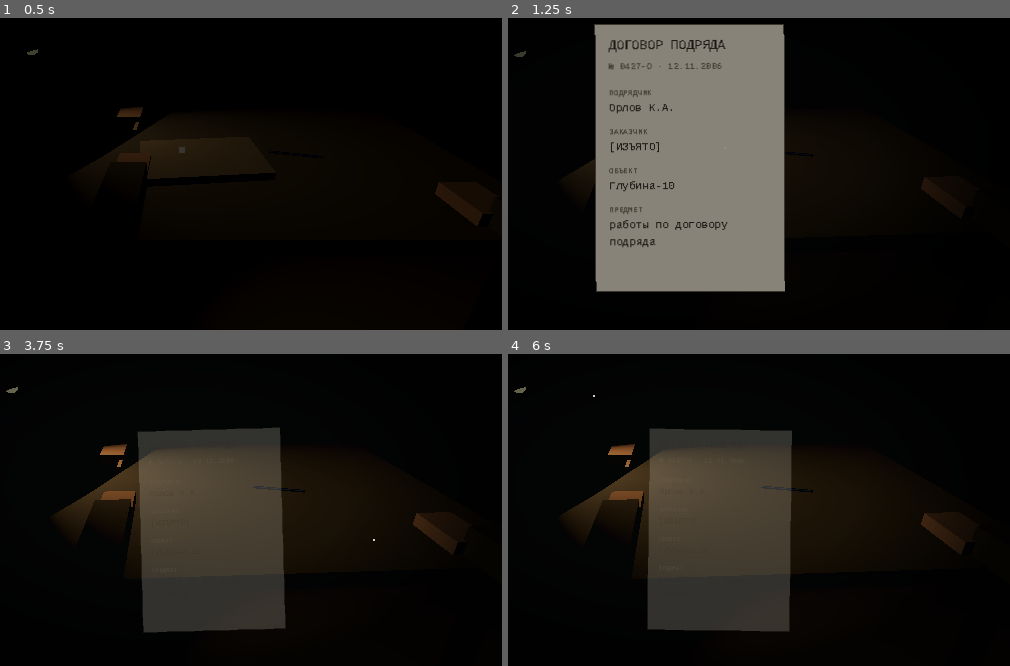
Above: before the commit, frames 1-4 (two rows, left to right).
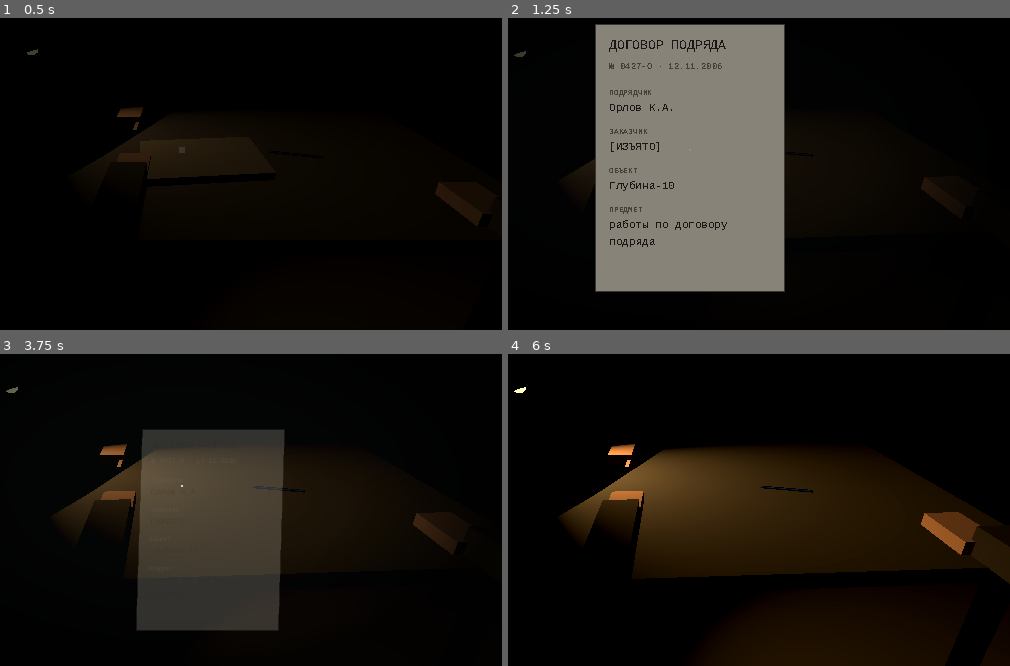
Above: after the commit, the same moments.

Repository: phian404/Depth-10
Game: Godot game, scene res://scenes/SC001_Blockout.tscn
Two runs of this game, one before a commit and one after it. Both use one fixed random seed, a clock stepped at 60 frames per second and the inputs below.
Inputs (mouse positions are in pixels of both pictures, inside the frame that each line leads up to):
- Up to frame 1 (0.5 s): no input
- Up to frame 2 (1.25 s): move the mouse to (723, 149) at 0.52 s; click (723, 149) at 0.67 s
- Up to frame 3 (3.75 s): move the mouse to (55, 503) at 1.27 s; click (55, 503) at 1.42 s; move the mouse to (245, 407) at 2.02 s; click (245, 407) at 2.17 s; tap Enter at 2.75 s; move the mouse to (150, 556) at 2.77 s; click (150, 556) at 2.92 s; tap Space at 3.5 s; move the mouse to (376, 541) at 3.52 s; click (376, 541) at 3.67 s
- Up to frame 4 (6 s): tap Escape (ui_cancel) at 4.15 s; move the mouse to (outside the picture) at 4.27 s; click (outside the picture) at 4.42 s; tap Enter at 5 s; move the mouse to (723, 485) at 5.02 s; click (723, 485) at 5.17 s; tap Space at 5.75 s; move the mouse to (593, 394) at 5.77 s; click (593, 394) at 5.92 s

Frame 1 is identical in both runs. In frame 2, 1.0% of the frame differs, in the area x 17-56%, y 1-88%; in frame 3, 0.9%; in frame 4, 23%, in the area x 1-100%, y 10-100%.

Commit message:
sc001: tilt document sides with Y shear around paper center

Diff:
--- a/scenes/SC001_Document.tscn
+++ b/scenes/SC001_Document.tscn
@@ -66,29 +66,28 @@
 texture = SubResource("GradientTexture2D_e2lou")
 expand_mode = 1
 
-[node name="Paper" type="Panel" parent="."]
+[node name="PaperPivot" type="Node2D" parent="."]
+unique_name_in_owner = true
+position = Vector2(320, 188)
+
+[node name="Paper" type="Panel" parent="PaperPivot"]
 unique_name_in_owner = true
 clip_contents = true
-layout_mode = 0
-anchor_left = 0.5
-anchor_top = 0.5
-anchor_right = 0.5
-anchor_bottom = 0.5
 offset_left = -95.0
-offset_top = -126.0
+offset_top = -134.0
 offset_right = 95.0
-offset_bottom = 142.0
+offset_bottom = 134.0
 mouse_filter = 2
 theme_override_styles/panel = SubResource("StyleBoxFlat_foq0n")
 
-[node name="Page1" type="Control" parent="Paper"]
+[node name="Page1" type="Control" parent="PaperPivot/Paper"]
 unique_name_in_owner = true
 anchors_preset = 0
 anchor_right = 1.0
 anchor_bottom = 1.0
 mouse_filter = 2
 
-[node name="Box" type="VBoxContainer" parent="Paper/Page1"]
+[node name="Box" type="VBoxContainer" parent="PaperPivot/Paper/Page1"]
 layout_mode = 0
 anchor_right = 1.0
 anchor_bottom = 1.0
@@ -99,7 +98,7 @@
 mouse_filter = 2
 theme_override_constants/separation = 3
 
-[node name="@Label@2" type="Label" parent="Paper/Page1/Box"]
+[node name="@Label@2" type="Label" parent="PaperPivot/Paper/Page1/Box"]
 layout_mode = 2
 size_flags_horizontal = 3
 theme_override_fonts/font = SubResource("SystemFont_pv5no")
@@ -108,12 +107,12 @@
 text = "ДОГОВОР ПОДРЯДА"
 autowrap_mode = 3
 
-[node name="@Control@3" type="Control" parent="Paper/Page1/Box"]
+[node name="@Control@3" type="Control" parent="PaperPivot/Paper/Page1/Box"]
 custom_minimum_size = Vector2(0, 2)
 layout_mode = 2
 mouse_filter = 2
 
-[node name="@Label@4" type="Label" parent="Paper/Page1/Box"]
+[node name="@Label@4" type="Label" parent="PaperPivot/Paper/Page1/Box"]
 layout_mode = 2
 size_flags_horizontal = 3
 theme_override_fonts/font = SubResource("SystemFont_pv5no")
@@ -122,12 +121,12 @@
 text = "№ 0427-О · 12.11.2006"
 autowrap_mode = 3
 
-[node name="@Control@5" type="Control" parent="Paper/Page1/Box"]
+[node name="@Control@5" type="Control" parent="PaperPivot/Paper/Page1/Box"]
 custom_minimum_size = Vector2(0, 10)
 layout_mode = 2
 mouse_filter = 2
 
-[node name="@Label@6" type="Label" parent="Paper/Page1/Box"]
+[node name="@Label@6" type="Label" parent="PaperPivot/Paper/Page1/Box"]
 layout_mode = 2
 size_flags_horizontal = 3
 theme_override_fonts/font = SubResource("SystemFont_pv5no")
@@ -136,7 +135,7 @@
 text = "ПОДРЯДЧИК"
 autowrap_mode = 3
 
-[node name="@Label@7" type="Label" parent="Paper/Page1/Box"]
+[node name="@Label@7" type="Label" parent="PaperPivot/Paper/Page1/Box"]
 layout_mode = 2
 size_flags_horizontal = 3
 theme_override_fonts/font = SubResource("SystemFont_pv5no")
@@ -145,12 +144,12 @@
 text = "Орлов К.А."
 autowrap_mode = 3
 
-[node name="@Control@8" type="Control" parent="Paper/Page1/Box"]
-custom_minimum_size = Vector2(0, 6)
-layout_mode = 2
-mouse_filter = 2
-
-[node name="@Label@9" type="Label" parent="Paper/Page1/Box"]
+[node name="@Control@8" type="Control" parent="PaperPivot/Paper/Page1/Box"]
+custom_minimum_size = Vector2(0, 6)
+layout_mode = 2
+mouse_filter = 2
+
+[node name="@Label@9" type="Label" parent="PaperPivot/Paper/Page1/Box"]
 layout_mode = 2
 size_flags_horizontal = 3
 theme_override_fonts/font = SubResource("SystemFont_pv5no")
@@ -159,7 +158,7 @@
 text = "ЗАКАЗЧИК"
 autowrap_mode = 3
 
-[node name="@Label@10" type="Label" parent="Paper/Page1/Box"]
+[node name="@Label@10" type="Label" parent="PaperPivot/Paper/Page1/Box"]
 layout_mode = 2
 size_flags_horizontal = 3
 theme_override_fonts/font = SubResource("SystemFont_pv5no")
@@ -168,12 +167,12 @@
 text = "[ИЗЪЯТО]"
 autowrap_mode = 3
 
-[node name="@Control@11" type="Control" parent="Paper/Page1/Box"]
-custom_minimum_size = Vector2(0, 6)
-layout_mode = 2
-mouse_filter = 2
-
-[node name="@Label@12" type="Label" parent="Paper/Page1/Box"]
+[node name="@Control@11" type="Control" parent="PaperPivot/Paper/Page1/Box"]
+custom_minimum_size = Vector2(0, 6)
+layout_mode = 2
+mouse_filter = 2
+
+[node name="@Label@12" type="Label" parent="PaperPivot/Paper/Page1/Box"]
 layout_mode = 2
 size_flags_horizontal = 3
 theme_override_fonts/font = SubResource("SystemFont_pv5no")
@@ -182,7 +181,7 @@
 text = "ОБЪЕКТ"
 autowrap_mode = 3
 
-[node name="@Label@13" type="Label" parent="Paper/Page1/Box"]
+[node name="@Label@13" type="Label" parent="PaperPivot/Paper/Page1/Box"]
 layout_mode = 2
 size_flags_horizontal = 3
 theme_override_fonts/font = SubResource("SystemFont_pv5no")
@@ -191,12 +190,12 @@
 text = "Глубина-10"
 autowrap_mode = 3
 
-[node name="@Control@14" type="Control" parent="Paper/Page1/Box"]
-custom_minimum_size = Vector2(0, 6)
-layout_mode = 2
-mouse_filter = 2
-
-[node name="@Label@15" type="Label" parent="Paper/Page1/Box"]
+[node name="@Control@14" type="Control" parent="PaperPivot/Paper/Page1/Box"]
+custom_minimum_size = Vector2(0, 6)
+layout_mode = 2
+mouse_filter = 2
+
+[node name="@Label@15" type="Label" parent="PaperPivot/Paper/Page1/Box"]
 layout_mode = 2
 size_flags_horizontal = 3
 theme_override_fonts/font = SubResource("SystemFont_pv5no")
@@ -205,7 +204,7 @@
 text = "ПРЕДМЕТ"
 autowrap_mode = 3
 
-[node name="@Label@16" type="Label" parent="Paper/Page1/Box"]
+[node name="@Label@16" type="Label" parent="PaperPivot/Paper/Page1/Box"]
 layout_mode = 2
 size_flags_horizontal = 3
 theme_override_fonts/font = SubResource("SystemFont_pv5no")
@@ -214,12 +213,12 @@
 text = "работы по договору подряда"
 autowrap_mode = 3
 
-[node name="@Control@17" type="Control" parent="Paper/Page1/Box"]
-custom_minimum_size = Vector2(0, 6)
-layout_mode = 2
-mouse_filter = 2
-
-[node name="Page2" type="Control" parent="Paper"]
+[node name="@Control@17" type="Control" parent="PaperPivot/Paper/Page1/Box"]
+custom_minimum_size = Vector2(0, 6)
+layout_mode = 2
+mouse_filter = 2
+
+[node name="Page2" type="Control" parent="PaperPivot/Paper"]
 unique_name_in_owner = true
 visible = false
 anchors_preset = 0
@@ -227,7 +226,7 @@
 anchor_bottom = 1.0
 mouse_filter = 2
 
-[node name="Box" type="VBoxContainer" parent="Paper/Page2"]
+[node name="Box" type="VBoxContainer" parent="PaperPivot/Paper/Page2"]
 layout_mode = 0
 anchor_right = 1.0
 anchor_bottom = 1.0
@@ -238,7 +237,7 @@
 mouse_filter = 2
 theme_override_constants/separation = 3
 
-[node name="@Label@18" type="Label" parent="Paper/Page2/Box"]
+[node name="@Label@18" type="Label" parent="PaperPivot/Paper/Page2/Box"]
 layout_mode = 2
 size_flags_horizontal = 3
 theme_override_fonts/font = SubResource("SystemFont_pv5no")
@@ -247,12 +246,12 @@
 text = "УСЛОВИЯ РАБОТЫ"
 autowrap_mode = 3
 
-[node name="@Control@19" type="Control" parent="Paper/Page2/Box"]
+[node name="@Control@19" type="Control" parent="PaperPivot/Paper/Page2/Box"]
 custom_minimum_size = Vector2(0, 2)
 layout_mode = 2
 mouse_filter = 2
 
-[node name="@Label@20" type="Label" parent="Paper/Page2/Box"]
+[node name="@Label@20" type="Label" parent="PaperPivot/Paper/Page2/Box"]
 layout_mode = 2
 size_flags_horizontal = 3
 theme_override_fonts/font = SubResource("SystemFont_pv5no")
@@ -261,12 +260,12 @@
 text = "раздел 2"
 autowrap_mode = 3
 
-[node name="@Control@21" type="Control" parent="Paper/Page2/Box"]
+[node name="@Control@21" type="Control" parent="PaperPivot/Paper/Page2/Box"]
 custom_minimum_size = Vector2(0, 10)
 layout_mode = 2
 mouse_filter = 2
 
-[node name="@Label@22" type="Label" parent="Paper/Page2/Box"]
+[node name="@Label@22" type="Label" parent="PaperPivot/Paper/Page2/Box"]
 layout_mode = 2
 size_flags_horizontal = 3
 theme_override_fonts/font = SubResource("SystemFont_pv5no")
@@ -275,7 +274,7 @@
 text = "СРОК"
 autowrap_mode = 3
 
-[node name="@Label@23" type="Label" parent="Paper/Page2/Box"]
+[node name="@Label@23" type="Label" parent="PaperPivot/Paper/Page2/Box"]
 layout_mode = 2
 size_flags_horizontal = 3
 theme_override_fonts/font = SubResource("SystemFont_pv5no")
@@ -284,12 +283,12 @@
 text = "2–3 недели"
 autowrap_mode = 3
 
-[node name="@Control@24" type="Control" parent="Paper/Page2/Box"]
-custom_minimum_size = Vector2(0, 6)
-layout_mode = 2
-mouse_filter = 2
-
-[node name="@Label@25" type="Label" parent="Paper/Page2/Box"]
+[node name="@Control@24" type="Control" parent="PaperPivot/Paper/Page2/Box"]
+custom_minimum_size = Vector2(0, 6)
+layout_mode = 2
+mouse_filter = 2
+
+[node name="@Label@25" type="Label" parent="PaperPivot/Paper/Page2/Box"]
 layout_mode = 2
 size_flags_horizontal = 3
 theme_override_fonts/font = SubResource("SystemFont_pv5no")
@@ -298,7 +297,7 @@
 text = "АВАНС"
 autowrap_mode = 3
 
-[node name="@Label@26" type="Label" parent="Paper/Page2/Box"]
+[node name="@Label@26" type="Label" parent="PaperPivot/Paper/Page2/Box"]
 layout_mode = 2
 size_flags_horizontal = 3
 theme_override_fonts/font = SubResource("SystemFont_pv5no")
@@ -307,12 +306,12 @@
 text = "500 000 руб."
 autowrap_mode = 3
 
-[node name="@Control@27" type="Control" parent="Paper/Page2/Box"]
-custom_minimum_size = Vector2(0, 6)
-layout_mode = 2
-mouse_filter = 2
-
-[node name="@Label@28" type="Label" parent="Paper/Page2/Box"]
+[node name="@Control@27" type="Control" parent="PaperPivot/Paper/Page2/Box"]
+custom_minimum_size = Vector2(0, 6)
+layout_mode = 2
+mouse_filter = 2
+
+[node name="@Label@28" type="Label" parent="PaperPivot/Paper/Page2/Box"]
 layout_mode = 2
 size_flags_horizontal = 3
 theme_override_fonts/font = SubResource("SystemFont_pv5no")
@@ -321,7 +320,7 @@
 text = "ОПЛАТА"
 autowrap_mode = 3
 
-[node name="@Label@29" type="Label" parent="Paper/Page2/Box"]
+[node name="@Label@29" type="Label" parent="PaperPivot/Paper/Page2/Box"]
 layout_mode = 2
 size_flags_horizontal = 3
 theme_override_fonts/font = SubResource("SystemFont_pv5no")
@@ -330,12 +329,12 @@
 text = "по акту приёмки"
 autowrap_mode = 3
 
-[node name="@Control@30" type="Control" parent="Paper/Page2/Box"]
-custom_minimum_size = Vector2(0, 6)
-layout_mode = 2
-mouse_filter = 2
-
-[node name="@Label@31" type="Label" parent="Paper/Page2/Box"]
+[node name="@Control@30" type="Control" parent="PaperPivot/Paper/Page2/Box"]
+custom_minimum_size = Vector2(0, 6)
+layout_mode = 2
+mouse_filter = 2
+
+[node name="@Label@31" type="Label" parent="PaperPivot/Paper/Page2/Box"]
 layout_mode = 2
 size_flags_horizontal = 3
 theme_override_fonts/font = SubResource("SystemFont_pv5no")
@@ -344,7 +343,7 @@
 text = "РЕЖИМ"
 autowrap_mode = 3
 
-[node name="@Label@32" type="Label" parent="Paper/Page2/Box"]
+[node name="@Label@32" type="Label" parent="PaperPivot/Paper/Page2/Box"]
 layout_mode = 2
 size_flags_horizontal = 3
 theme_override_fonts/font = SubResource("SystemFont_pv5no")
@@ -353,12 +352,12 @@
 text = "соблюдение режима объекта"
 autowrap_mode = 3
 
-[node name="@Control@33" type="Control" parent="Paper/Page2/Box"]
-custom_minimum_size = Vector2(0, 6)
-layout_mode = 2
-mouse_filter = 2
-
-[node name="Page3" type="Control" parent="Paper"]
+[node name="@Control@33" type="Control" parent="PaperPivot/Paper/Page2/Box"]
+custom_minimum_size = Vector2(0, 6)
+layout_mode = 2
+mouse_filter = 2
+
+[node name="Page3" type="Control" parent="PaperPivot/Paper"]
 unique_name_in_owner = true
 visible = false
 anchors_preset = 0
@@ -366,7 +365,7 @@
 anchor_bottom = 1.0
 mouse_filter = 2
 
-[node name="Box" type="VBoxContainer" parent="Paper/Page3"]
+[node name="Box" type="VBoxContainer" parent="PaperPivot/Paper/Page3"]
 layout_mode = 0
 anchor_right = 1.0
 anchor_bottom = 1.0
@@ -377,7 +376,7 @@
 mouse_filter = 2
 theme_override_constants/separation = 3
 
-[node name="@Label@34" type="Label" parent="Paper/Page3/Box"]
+[node name="@Label@34" type="Label" parent="PaperPivot/Paper/Page3/Box"]
 layout_mode = 2
 size_flags_horizontal = 3
 theme_override_fonts/font = SubResource("SystemFont_pv5no")
@@ -386,12 +385,12 @@
 text = "ОСОБЫЕ УСЛОВИЯ"
 autowrap_mode = 3
 
-[node name="@Control@35" type="Control" parent="Paper/Page3/Box"]
+[node name="@Control@35" type="Control" parent="PaperPivot/Paper/Page3/Box"]
 custom_minimum_size = Vector2(0, 2)
 layout_mode = 2
 mouse_filter = 2
 
-[node name="@Label@36" type="Label" parent="Paper/Page3/Box"]
+[node name="@Label@36" type="Label" parent="PaperPivot/Paper/Page3/Box"]
 layout_mode = 2
 size_flags_horizontal = 3
 theme_override_fonts/font = SubResource("SystemFont_pv5no")
@@ -400,12 +399,12 @@
 text = "раздел 3"
 autowrap_mode = 3
 
-[node name="@Control@37" type="Control" parent="Paper/Page3/Box"]
+[node name="@Control@37" type="Control" parent="PaperPivot/Paper/Page3/Box"]
 custom_minimum_size = Vector2(0, 10)
 layout_mode = 2
 mouse_filter = 2
 
-[node name="@Label@38" type="Label" parent="Paper/Page3/Box"]
+[node name="@Label@38" type="Label" parent="PaperPivot/Paper/Page3/Box"]
 layout_mode = 2
 size_flags_horizontal = 3
 theme_override_fonts/font = SubResource("SystemFont_pv5no")
@@ -414,7 +413,7 @@
 text = "СУБЪЕКТ"
 autowrap_mode = 3
 
-[node name="@Label@39" type="Label" parent="Paper/Page3/Box"]
+[node name="@Label@39" type="Label" parent="PaperPivot/Paper/Page3/Box"]
 layout_mode = 2
 size_flags_horizontal = 3
 theme_override_fonts/font = SubResource("SystemFont_pv5no")
@@ -423,12 +422,12 @@
 text = "А-0427-О"
 autowrap_mode = 3
 
-[node name="@Control@40" type="Control" parent="Paper/Page3/Box"]
-custom_minimum_size = Vector2(0, 6)
-layout_mode = 2
-mouse_filter = 2
-
-[node name="@Label@41" type="Label" parent="Paper/Page3/Box"]
+[node name="@Control@40" type="Control" parent="PaperPivot/Paper/Page3/Box"]
+custom_minimum_size = Vector2(0, 6)
+layout_mode = 2
+mouse_filter = 2
+
+[node name="@Label@41" type="Label" parent="PaperPivot/Paper/Page3/Box"]
 layout_mode = 2
 size_flags_horizontal = 3
 theme_override_fonts/font = SubResource("SystemFont_pv5no")
@@ -437,7 +436,7 @@
 text = "ПРОГНОЗ"
 autowrap_mode = 3
 
-[node name="@Label@42" type="Label" parent="Paper/Page3/Box"]
+[node name="@Label@42" type="Label" parent="PaperPivot/Paper/Page3/Box"]
 layout_mode = 2
 size_flags_horizontal = 3
 theme_override_fonts/font = SubResource("SystemFont_pv5no")
@@ -446,12 +445,12 @@
 text = "нестабилен"
 autowrap_mode = 3
 
-[node name="@Control@43" type="Control" parent="Paper/Page3/Box"]
-custom_minimum_size = Vector2(0, 6)
-layout_mode = 2
-mouse_filter = 2
-
-[node name="@Label@44" type="Label" parent="Paper/Page3/Box"]
+[node name="@Control@43" type="Control" parent="PaperPivot/Paper/Page3/Box"]
+custom_minimum_size = Vector2(0, 6)
+layout_mode = 2
+mouse_filter = 2
+
+[node name="@Label@44" type="Label" parent="PaperPivot/Paper/Page3/Box"]
 layout_mode = 2
 size_flags_horizontal = 3
 theme_override_fonts/font = SubResource("SystemFont_pv5no")
@@ -460,7 +459,7 @@
 text = "ТЕРАПИЯ"
 autowrap_mode = 3
 
-[node name="@Label@45" type="Label" parent="Paper/Page3/Box"]
+[node name="@Label@45" type="Label" parent="PaperPivot/Paper/Page3/Box"]
 layout_mode = 2
 size_flags_horizontal = 3
 theme_override_fonts/font = SubResource("SystemFont_pv5no")
@@ -469,12 +468,12 @@
 text = "продолжение зависит от выполнения условий контракта"
 autowrap_mode = 3
 
-[node name="@Control@46" type="Control" parent="Paper/Page3/Box"]
-custom_minimum_size = Vector2(0, 6)
-layout_mode = 2
-mouse_filter = 2
-
-[node name="Page4" type="Control" parent="Paper"]
+[node name="@Control@46" type="Control" parent="PaperPivot/Paper/Page3/Box"]
+custom_minimum_size = Vector2(0, 6)
+layout_mode = 2
+mouse_filter = 2
+
+[node name="Page4" type="Control" parent="PaperPivot/Paper"]
 unique_name_in_owner = true
 visible = false
 anchors_preset = 0
@@ -482,7 +481,7 @@
 anchor_bottom = 1.0
 mouse_filter = 2
 
-[node name="Box" type="VBoxContainer" parent="Paper/Page4"]
+[node name="Box" type="VBoxContainer" parent="PaperPivot/Paper/Page4"]
 layout_mode = 0
 anchor_right = 1.0
 anchor_bottom = 1.0
@@ -493,7 +492,7 @@
 mouse_filter = 2
 theme_override_constants/separation = 3
 
-[node name="@Label@47" type="Label" parent="Paper/Page4/Box"]
+[node name="@Label@47" type="Label" parent="PaperPivot/Paper/Page4/Box"]
 layout_mode = 2
 size_flags_horizontal = 3
 theme_override_fonts/font = SubResource("SystemFont_pv5no")
@@ -502,12 +501,12 @@
 text = "ПОДПИСАНИЕ"
 autowrap_mode = 3
 
-[node name="@Control@48" type="Control" parent="Paper/Page4/Box"]
+[node name="@Control@48" type="Control" parent="PaperPivot/Paper/Page4/Box"]
 custom_minimum_size = Vector2(0, 2)
 layout_mode = 2
 mouse_filter = 2
 
-[node name="@Label@49" type="Label" parent="Paper/Page4/Box"]
+[node name="@Label@49" type="Label" parent="PaperPivot/Paper/Page4/Box"]
 layout_mode = 2
 size_flags_horizontal = 3
 theme_override_fonts/font = SubResource("SystemFont_pv5no")
@@ -516,12 +515,12 @@
 text = "раздел 4"
 autowrap_mode = 3
 
-[node name="@Control@50" type="Control" parent="Paper/Page4/Box"]
+[node name="@Control@50" type="Control" parent="PaperPivot/Paper/Page4/Box"]
 custom_minimum_size = Vector2(0, 10)
 layout_mode = 2
 mouse_filter = 2
 
-[node name="@Label@51" type="Label" parent="Paper/Page4/Box"]
+[node name="@Label@51" type="Label" parent="PaperPivot/Paper/Page4/Box"]
 layout_mode = 2
 size_flags_horizontal = 3
 theme_override_fonts/font = SubResource("SystemFont_pv5no")
@@ -530,7 +529,7 @@
 text = "ПОДТВЕРЖДЕНИЕ"
 autowrap_mode = 3
 
-[node name="@Label@52" type="Label" parent="Paper/Page4/Box"]
+[node name="@Label@52" type="Label" parent="PaperPivot/Paper/Page4/Box"]
 layout_mode = 2
 size_flags_horizontal = 3
 theme_override_fonts/font = SubResource("SystemFont_pv5no")
@@ -539,12 +538,12 @@
 text = "с условиями ознакомлен, согласен"
 autowrap_mode = 3
 
-[node name="@Control@53" type="Control" parent="Paper/Page4/Box"]
-custom_minimum_size = Vector2(0, 6)
-layout_mode = 2
-mouse_filter = 2
-
-[node name="SigBlock" type="Control" parent="Paper/Page4"]
+[node name="@Control@53" type="Control" parent="PaperPivot/Paper/Page4/Box"]
+custom_minimum_size = Vector2(0, 6)
+layout_mode = 2
+mouse_filter = 2
+
+[node name="SigBlock" type="Control" parent="PaperPivot/Paper/Page4"]
 anchors_preset = 0
 offset_left = 14.0
 offset_top = 150.0
@@ -552,14 +551,14 @@
 offset_bottom = 210.0
 mouse_filter = 2
 
-[node name="SigZone" type="Control" parent="Paper/Page4/SigBlock"]
+[node name="SigZone" type="Control" parent="PaperPivot/Paper/Page4/SigBlock"]
 unique_name_in_owner = true
 anchors_preset = 0
 offset_right = 140.0
 offset_bottom = 28.0
 mouse_filter = 2
 
-[node name="SigLine" type="ColorRect" parent="Paper/Page4/SigBlock"]
+[node name="SigLine" type="ColorRect" parent="PaperPivot/Paper/Page4/SigBlock"]
 layout_mode = 0
 offset_top = 28.0
 offset_right = 140.0
@@ -567,7 +566,7 @@
 mouse_filter = 2
 color = Color(0.44, 0.41, 0.35, 1)
 
-[node name="SigCaption" type="Label" parent="Paper/Page4/SigBlock"]
+[node name="SigCaption" type="Label" parent="PaperPivot/Paper/Page4/SigBlock"]
 layout_mode = 0
 offset_top = 32.0
 offset_right = 140.0
@@ -579,7 +578,7 @@
 text = "подпись подрядчика"
 autowrap_mode = 3
 
-[node name="DateValue" type="Label" parent="Paper/Page4/SigBlock"]
+[node name="DateValue" type="Label" parent="PaperPivot/Paper/Page4/SigBlock"]
 unique_name_in_owner = true
 visible = false
 layout_mode = 0
@@ -593,7 +592,7 @@
 text = "12.11.2006"
 autowrap_mode = 3
 
-[node name="Stamp" type="PanelContainer" parent="Paper/Page4"]
+[node name="Stamp" type="PanelContainer" parent="PaperPivot/Paper/Page4"]
 unique_name_in_owner = true
 layout_mode = 0
 offset_left = 96.0
@@ -605,7 +604,7 @@
 mouse_filter = 2
 theme_override_styles/panel = SubResource("StyleBoxFlat_fbi53")
 
-[node name="@Label@54" type="Label" parent="Paper/Page4/Stamp"]
+[node name="@Label@54" type="Label" parent="PaperPivot/Paper/Page4/Stamp"]
 layout_mode = 2
 size_flags_horizontal = 4
 theme_override_fonts/font = SubResource("SystemFont_pv5no")
@@ -613,7 +612,7 @@
 theme_override_colors/font_color = Color(0.478, 0.263, 0.149, 1)
 text = "СОГЛАСОВАНО"
 
-[node name="EdgeL" type="ColorRect" parent="Paper"]
+[node name="EdgeL" type="ColorRect" parent="PaperPivot/Paper"]
 unique_name_in_owner = true
 layout_mode = 0
 anchor_bottom = 1.0
@@ -622,7 +621,7 @@
 mouse_filter = 2
 color = Color(0.92, 0.9, 0.85, 1)
 
-[node name="EdgeR" type="ColorRect" parent="Paper"]
+[node name="EdgeR" type="ColorRect" parent="PaperPivot/Paper"]
 unique_name_in_owner = true
 layout_mode = 0
 anchor_left = 1.0
--- a/scripts/sc001_document.gd
+++ b/scripts/sc001_document.gd
@@ -1,5 +1,5 @@
 extends Control
-# SC-001: оверлей папки — четыре страницы, перелистывание, наклон за курсором.
+# SC-001: оверлей папки — четыре страницы, перелистывание, наклон боков (shear Y).
 
 signal opened
 signal closed
@@ -8,13 +8,15 @@
 const PAGE_COUNT: int = 4
 const EDGE_W: float = 20.0
 const TURN_TIME: float = 0.35
-const TILT_MAX: float = 3.0
-const TILT_SPAN: float = 260.0
+const SHEAR_MAX: float = 0.05
+const SHEAR_SPAN: float = 90.0
+const SHEAR_SMOOTH: float = 8.0
 const DIM_ALPHA: float = 0.45
 const OPEN_TIME: float = 0.45
 
 @onready var dim: ColorRect = %Dim
 @onready var vignette: TextureRect = %Vignette
+@onready var pivot: Node2D = %PaperPivot
 @onready var paper: Panel = %Paper
 @onready var cursor: ColorRect = %Cursor
 @onready var edge_l: ColorRect = %EdgeL
@@ -26,6 +28,8 @@
 var _settled: bool = false
 var _turning: bool = false
 var _rest_pos: Vector2 = Vector2.ZERO
+var _shear: float = 0.0
+var _mouse: Vector2 = Vector2.ZERO
 
 func _ready() -> void:
 	visible = false
@@ -33,6 +37,8 @@
 	vignette.modulate.a = 0.0
 	edge_l.modulate.a = 0.0
 	edge_r.modulate.a = 0.0
+	_rest_pos = paper.position
+	_mouse = get_local_mouse_position()
 	_apply_page()
 
 # Открытие: лист поднимается со стола к камере
@@ -43,10 +49,12 @@
 	_settled = false
 	visible = true
 	Input.mouse_mode = Input.MOUSE_MODE_HIDDEN
+	# Курсор стартует из центра: до первого движения мыши лист стоит ровно
+	_mouse = get_viewport_rect().size * 0.5
+	_shear = 0.0
 	paper.pivot_offset = paper.size * 0.5
-	_rest_pos = paper.position
 	paper.scale = Vector2(0.6, 0.6)
-	paper.position = origin - paper.size * 0.3
+	paper.position = pivot.to_local(origin) - paper.size * 0.3
 	paper.modulate.a = 0.0
 	var tw: Tween = create_tween().set_parallel(true)
 	tw.tween_property(paper, "scale", Vector2.ONE, OPEN_TIME).set_trans(Tween.TRANS_CUBIC).set_ease(Tween.EASE_OUT)
@@ -73,29 +81,37 @@
 	tw.tween_property(vignette, "modulate:a", 0.0, 0.25)
 	tw.chain().tween_callback(func() -> void:
 		visible = false
-		paper.rotation = 0.0
+		_shear = 0.0
+		pivot.transform = Transform2D(Vector2(1.0, 0.0), Vector2(0.0, 1.0), pivot.position)
 		paper.position = _rest_pos)
 	closed.emit()
 
 func _process(delta: float) -> void:
 	if not is_open:
 		return
-	var mp: Vector2 = get_local_mouse_position()
-	cursor.position = mp - cursor.size * 0.5
-	_update_hover(_to_local(get_global_mouse_position()))
+	cursor.position = _mouse - cursor.size * 0.5
+	_update_hover(_to_local(_mouse))
 	if not _settled:
 		return
-	var half: Vector2 = get_viewport_rect().size * 0.5
-	var off: float = clampf((mp.x - half.x) / TILT_SPAN, -1.0, 1.0)
-	paper.rotation = lerp_angle(paper.rotation, deg_to_rad(-off * TILT_MAX), clampf(8.0 * delta, 0.0, 1.0))
+	_update_tilt(_mouse, delta)
+
+# Наклон боков: shear по Y, вертикальные рёбра листа заваливаются за курсором.
+# Отсчёт от центра листа, а не от вьюпорта: не зависит от размера окна.
+func _update_tilt(mp: Vector2, delta: float) -> void:
+	var off: float = clampf((mp.x - pivot.position.x) / SHEAR_SPAN, -1.0, 1.0)
+	_shear = lerpf(_shear, -off * SHEAR_MAX, clampf(SHEAR_SMOOTH * delta, 0.0, 1.0))
+	# Shear вокруг центра листа: origin пивота сохраняется, иначе лист уедет в угол
+	pivot.transform = Transform2D(Vector2(1.0, 0.0), Vector2(_shear, 1.0), pivot.position)
 
 func _unhandled_input(event: InputEvent) -> void:
 	if not is_open or not _settled:
 		return
 	if event is InputEventMouseMotion:
-		_update_hover(_to_local(event.position))
+		_mouse = event.position
+		_update_hover(_to_local(_mouse))
 	elif event is InputEventMouseButton and event.pressed and event.button_index == MOUSE_BUTTON_LEFT:
-		_click(_to_local(event.position))
+		_mouse = event.position
+		_click(_to_local(_mouse))
 	elif event.is_action_pressed("ui_cancel"):
 		close()
 
--- a/tools/build_sc001_document.gd
+++ b/tools/build_sc001_document.gd
@@ -29,8 +29,10 @@
 
 	root.add_child(_dim())
 	root.add_child(_vignette())
+	var pivot := _pivot()
+	root.add_child(pivot)
 	var paper := _paper()
-	root.add_child(paper)
+	pivot.add_child(paper)
 	for i in 4:
 		paper.add_child(_page(i + 1))
 	paper.add_child(_edge("EdgeL", true))
@@ -82,20 +84,22 @@
 	t.stretch_mode = TextureRect.STRETCH_SCALE
 	return t
 
+# Пивот наклона: центр листа в локальном нуле, shear применяется к нему
+func _pivot() -> Node2D:
+	var p := Node2D.new()
+	p.name = "PaperPivot"
+	p.unique_name_in_owner = true
+	p.position = Vector2(320.0, 180.0 + 8.0)
+	return p
+
 func _paper() -> Panel:
 	var p := Panel.new()
 	p.name = "Paper"
 	p.unique_name_in_owner = true
 	p.mouse_filter = Control.MOUSE_FILTER_IGNORE
 	p.clip_contents = true
-	p.anchor_left = 0.5
-	p.anchor_top = 0.5
-	p.anchor_right = 0.5
-	p.anchor_bottom = 0.5
-	p.offset_left = -PAPER_SIZE.x * 0.5
-	p.offset_top = -PAPER_SIZE.y * 0.5 + 8.0
-	p.offset_right = PAPER_SIZE.x * 0.5
-	p.offset_bottom = PAPER_SIZE.y * 0.5 + 8.0
+	p.size = PAPER_SIZE
+	p.position = -PAPER_SIZE * 0.5
 	var sb := StyleBoxFlat.new()
 	sb.bg_color = PAPER_COLOR
 	sb.border_color = Color(0.36, 0.34, 0.29)
